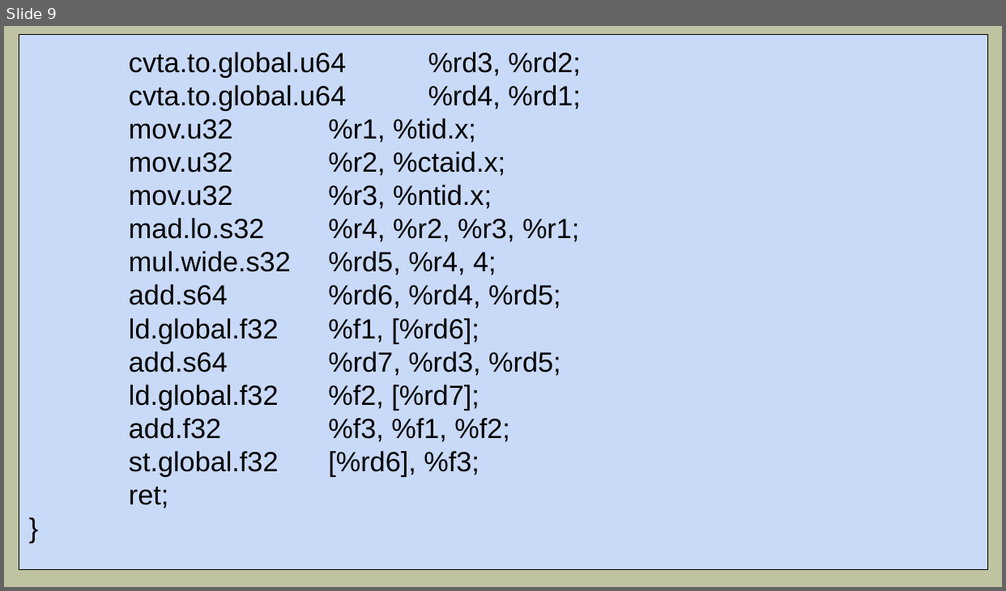
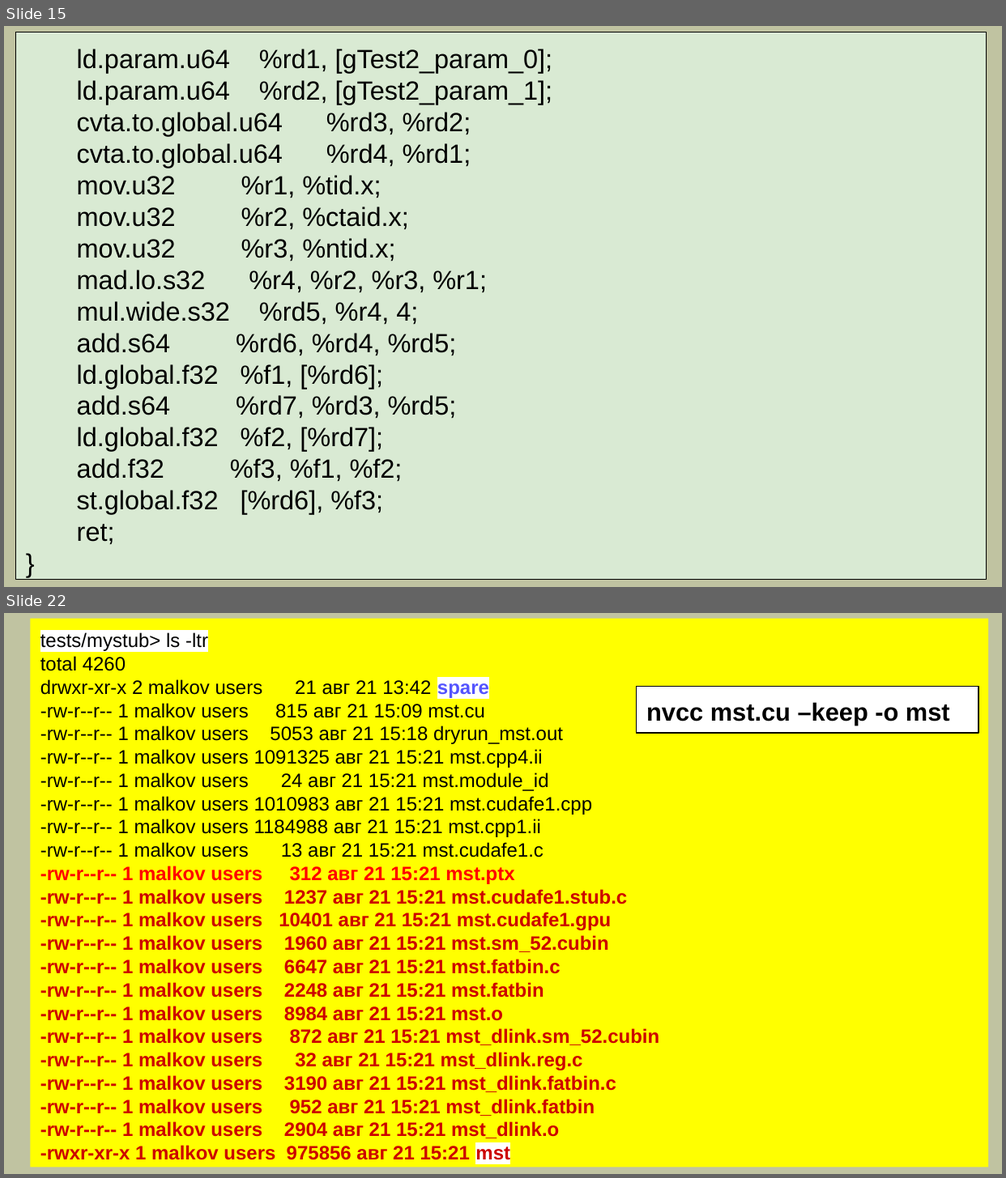
Before and after one commit to mlkv52/sibsutis_cuda_bachelors-2025, a slide deck: Лекции/pptx/Лекция8-ПГП-2025.pptx. Shown one above the other, each under a label of ours: slide 9 before the commit, slides 15 and 22 after it; the slides between them are not shown. The pictures are 1006x591 and 1006x1178 pixels, drawn with LibreOffice and Linux fonts; fonts in the diff are those of the drawing. Boxes give left, top, right and bottom in pixels: in the first picture for what was removed or moved away, otherwise in the second. Text is boxed around its words. In the diff, an @@ line names an element or a change of style, - is before the commit and + after.

```diff
--- a/Лекции/pptx/Лекция8-ПГП-2025.pptx
+++ b/Лекции/pptx/Лекция8-ПГП-2025.pptx
@@ slide 22 added at bbox=[4, 613, 1002, 1174], background #C0C3A1 @@
@@ rectangle added at bbox=[30, 618, 988, 1167], fill #FFFF00, 14 pt, text #CC0000, bold @@
+tests/mystub> ls -ltr
+total 4260
+drwxr-xr-x 2 malkov users 21 авг 21 13:42 spare
+-rw-r--r-- 1 malkov users 815 авг 21 15:09 mst.cu
+-rw-r--r-- 1 malkov users 5053 авг 21 15:18 dryrun_mst.out
+-rw-r--r-- 1 malkov users 1091325 авг 21 15:21 mst.cpp4.ii
+-rw-r--r-- 1 malkov users 24 авг 21 15:21 mst.module_id
+-rw-r--r-- 1 malkov users 1010983 авг 21 15:21 mst.cudafe1.cpp
+-rw-r--r-- 1 malkov users 1184988 авг 21 15:21 mst.cpp1.ii
+-rw-r--r-- 1 malkov users 13 авг 21 15:21 mst.cudafe1.c
+-rw-r--r-- 1 malkov users 312 авг 21 15:21 mst.ptx
+-rw-r--r-- 1 malkov users 1237 авг 21 15:21 mst.cudafe1.stub.c
+-rw-r--r-- 1 malkov users 10401 авг 21 15:21 mst.cudafe1.gpu
+-rw-r--r-- 1 malkov users 1960 авг 21 15:21 mst.sm_52.cubin
+-rw-r--r-- 1 malkov users 6647 авг 21 15:21 mst.fatbin.c
+-rw-r--r-- 1 malkov users 2248 авг 21 15:21 mst.fatbin
+-rw-r--r-- 1 malkov users 8984 авг 21 15:21 mst.o
+-rw-r--r-- 1 malkov users 872 авг 21 15:21 mst_dlink.sm_52.cubin
+-rw-r--r-- 1 malkov users 32 авг 21 15:21 mst_dlink.reg.c
+-rw-r--r-- 1 malkov users 3190 авг 21 15:21 mst_dlink.fatbin.c
+-rw-r--r-- 1 malkov users 952 авг 21 15:21 mst_dlink.fatbin
+-rw-r--r-- 1 malkov users 2904 авг 21 15:21 mst_dlink.o
+-rwxr-xr-x 1 malkov users 975856 авг 21 15:21 mst
@@ rectangle added at bbox=[637, 686, 979, 733], fill #FFFFFF, outline #000000 0.75 pt, 18 pt, text #000000, bold @@
+nvcc mst.cu –keep -o mst
@@ what was slide 9 is now slide 15 @@
@@ slide 15 changed as well @@
@@ rectangle "ld.param.u64 %rd1, [gTest2_param_0];": place and size @@
-rectangle "ld.param.u64 %rd1, [gTest2_param_0];" at bbox=[19, 35, 988, 570]
+rectangle "ld.param.u64 %rd1, [gTest2_param_0];" at bbox=[16, 32, 986, 580]
@@ rectangle "ld.param.u64 %rd1, [gTest2_param_0];" at bbox=[16, 32, 986, 580]: fill #C9DAF8 to #D9EAD3 @@
@@ text in rectangle at bbox=[77, 49, 553, 105]: paragraphs added @@
+ld.param.u64 %rd1, [gTest2_param_0];
+ld.param.u64 %rd2, [gTest2_param_1];
@@ text in rectangle at bbox=[77, 112, 487, 544]: size 20 to 19 pt in "cvta.to.global.u64 %rd3, %rd2;", "cvta.to.global.u64 %rd4, %rd1;", "mov.u32 %r1, %tid.x;", "mov.u32 %r2, %ctaid.x;" and 11 more places @@
```
Also in this commit, not shown: 4 other slides changed, 25 other slides added, 9 slides removed, 6 other files.
